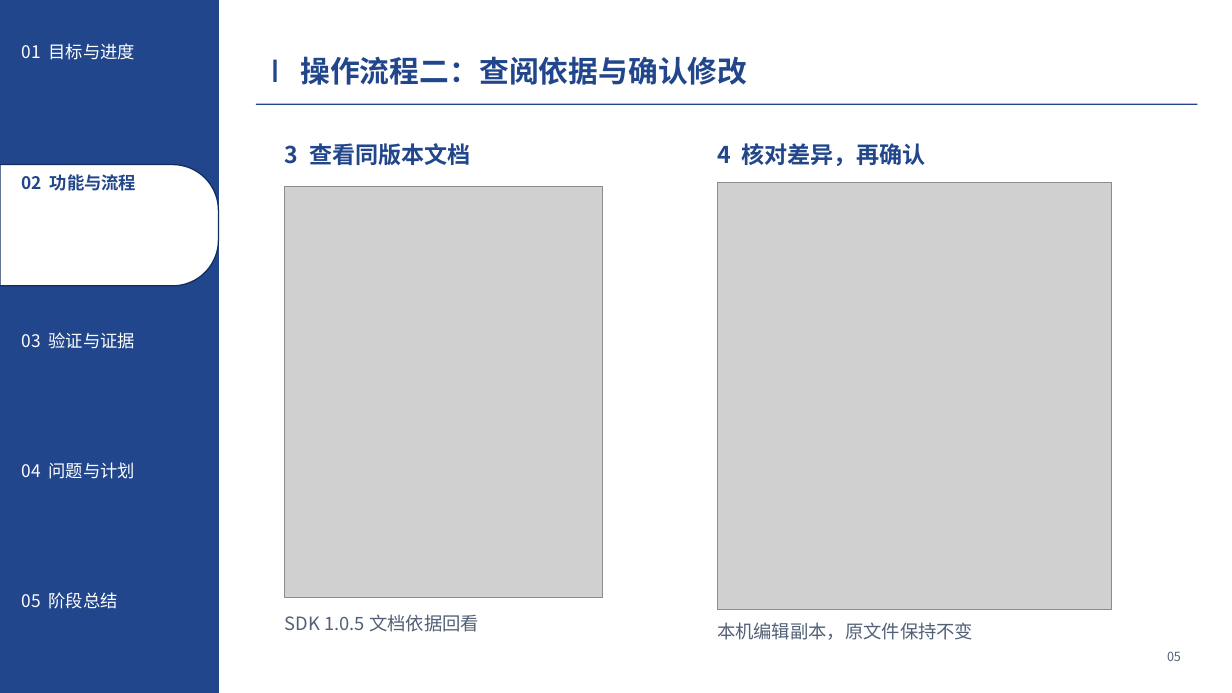
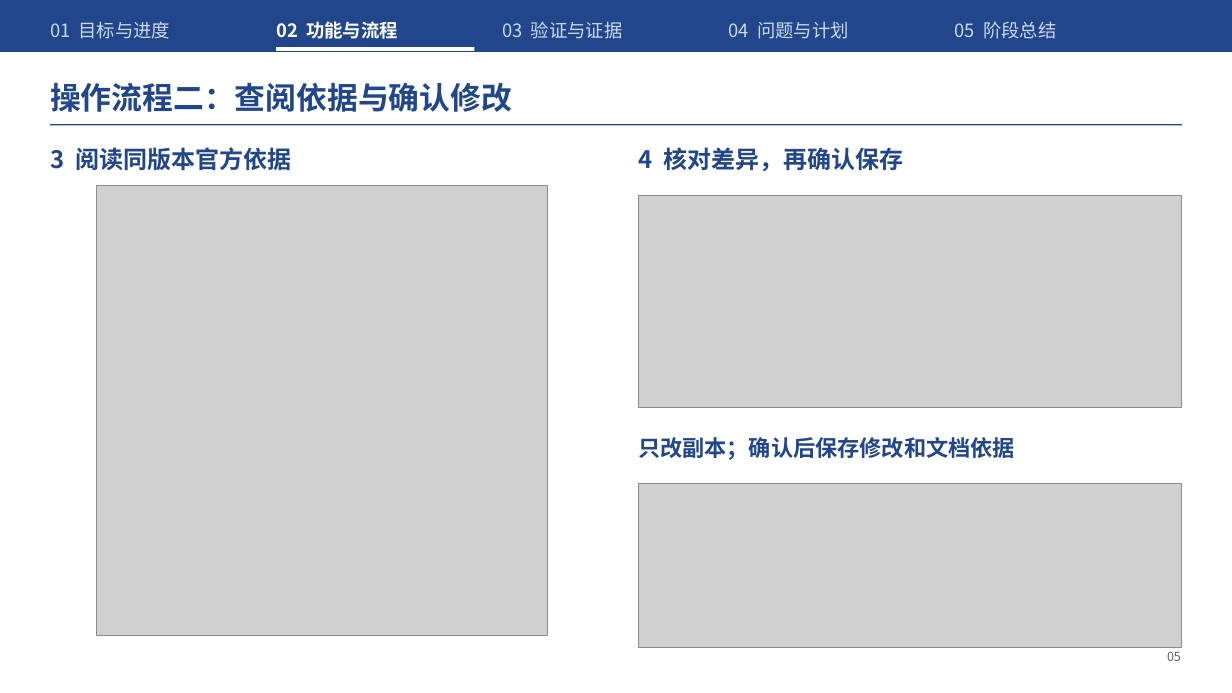
Before and after one commit to Frank72316/cangjie-code-doctor, a slide deck: slide 5 of docs/midterm-defense.pptx. Drawn at 1232x693 pixels with LibreOffice and Linux fonts; fonts in the diff are those of the drawing; grey boxes stand for pictures. Boxes give left, top, right and bottom in pixels: in the first picture for what was removed or moved away, otherwise in the second. Text is boxed around its words. In the diff, an @@ line names an element or a change of style, - is before the commit and + after.

```diff
--- a/docs/midterm-defense.pptx
+++ b/docs/midterm-defense.pptx
@@ rectangle: place and size @@
-rectangle at bbox=[0, 0, 218, 693]
+rectangle at bbox=[0, 0, 1232, 52]
@@ text "01 目标与进度": place and size @@
-text "01 目标与进度" at bbox=[22, 43, 135, 60]
+text "01 目标与进度" at bbox=[50, 21, 171, 39]
@@ text "02 功能与流程": place and size @@
-text "02 功能与流程" at bbox=[22, 174, 136, 191]
+text "02 功能与流程" at bbox=[276, 21, 398, 39]
@@ text "02 功能与流程" at bbox=[276, 21, 398, 39]: size 13.5 to 14.2 pt, text colour #21468B to #FFFFFF @@
@@ text "03 验证与证据": place and size @@
-text "03 验证与证据" at bbox=[22, 332, 135, 349]
+text "03 验证与证据" at bbox=[502, 21, 623, 39]
@@ text "04 问题与计划": place and size @@
-text "04 问题与计划" at bbox=[22, 462, 135, 479]
+text "04 问题与计划" at bbox=[729, 21, 849, 39]
@@ size 13.5 to 14.2 pt, text colour #FFFFFF to #CDD9EF in 4 elements at bbox=[50, 21, 171, 39], bbox=[502, 21, 623, 39], bbox=[729, 21, 849, 39], bbox=[955, 21, 1056, 39] @@
@@ text "05 阶段总结": place and size @@
-text "05 阶段总结" at bbox=[22, 592, 118, 609]
+text "05 阶段总结" at bbox=[955, 21, 1056, 39]
@@ rectangle added at bbox=[276, 47, 475, 51], fill #FFFFFF @@
@@ text "操作流程二：查阅依据与确认修改": place and size @@
-text "操作流程二：查阅依据与确认修改" at bbox=[300, 56, 747, 85]
+text "操作流程二：查阅依据与确认修改" at bbox=[50, 82, 512, 112]
@@ text "操作流程二：查阅依据与确认修改" at bbox=[50, 82, 512, 112]: size 23.2 to 24 pt @@
@@ rectangle removed at bbox=[274, 60, 277, 82] @@
@@ rectangle: place and size @@
-rectangle at bbox=[256, 104, 1198, 104]
+rectangle at bbox=[50, 124, 1182, 125]
@@ text at bbox=[50, 147, 291, 170]: text changed; size 18 to 18.8 pt @@
-3 查看同版本文档
+3 阅读同版本官方依据
@@ text at bbox=[638, 147, 903, 171]: text changed; size 18 to 18.8 pt @@
-4 核对差异，再确认
+4 核对差异，再确认保存
@@ round same rect removed at bbox=[0, 165, 219, 286] @@
@@ picture added at bbox=[96, 186, 548, 635] @@
@@ picture removed at bbox=[285, 187, 603, 598] @@
@@ picture added at bbox=[639, 196, 1183, 409] @@
@@ picture removed at bbox=[717, 183, 1112, 609] @@
@@ text added at bbox=[638, 437, 1015, 460], 17.2 pt, text #21468B, bold @@
+只改副本；确认后保存修改和文档依据
@@ picture added at bbox=[639, 483, 1183, 648] @@
@@ text removed at bbox=[285, 614, 479, 632] @@
-SDK 1.0.5 文档依据回看
@@ text removed at bbox=[717, 622, 973, 640] @@
-本机编辑副本，原文件保持不变
```
Also in this commit, not shown: 10 other slides changed, 6 other files.
